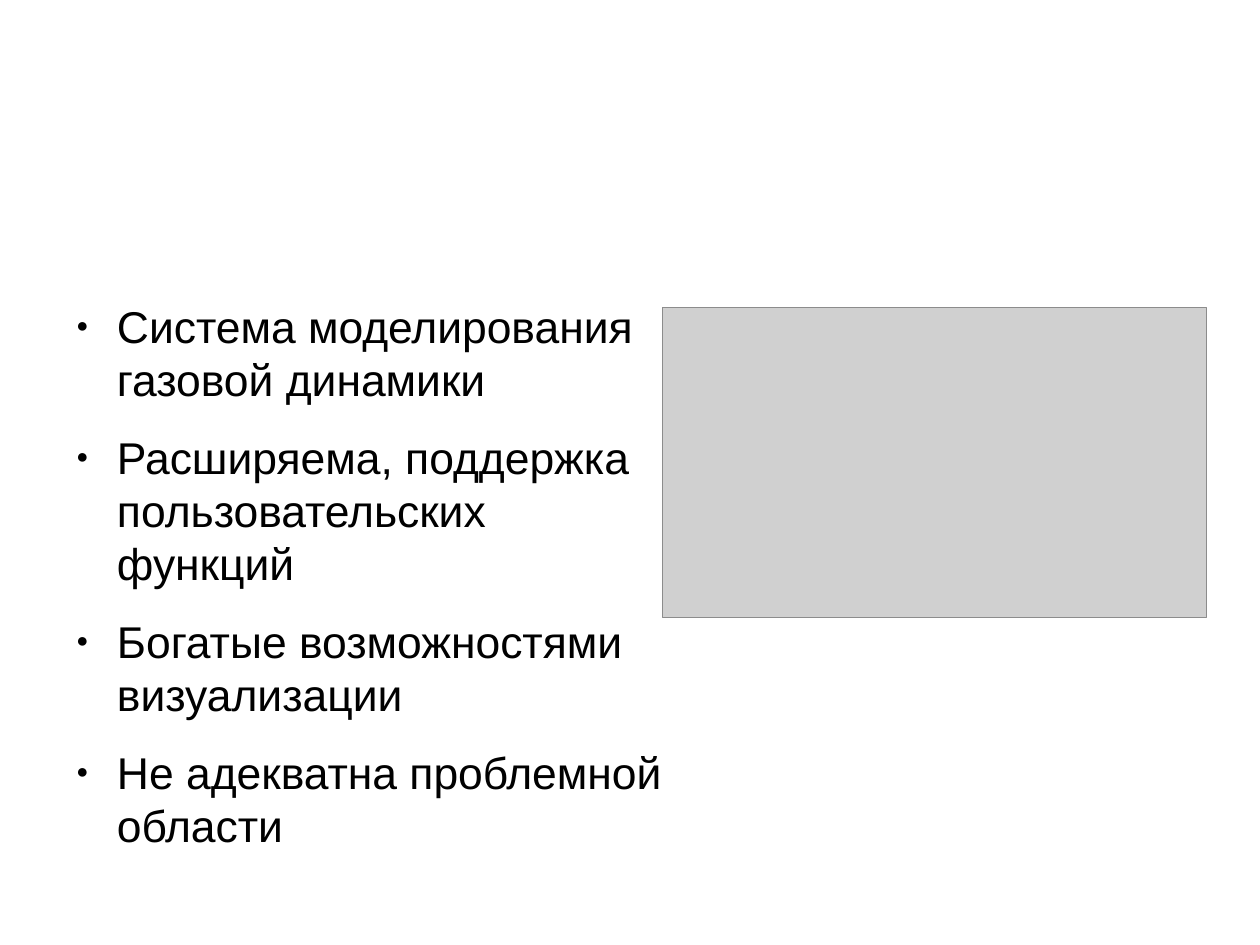
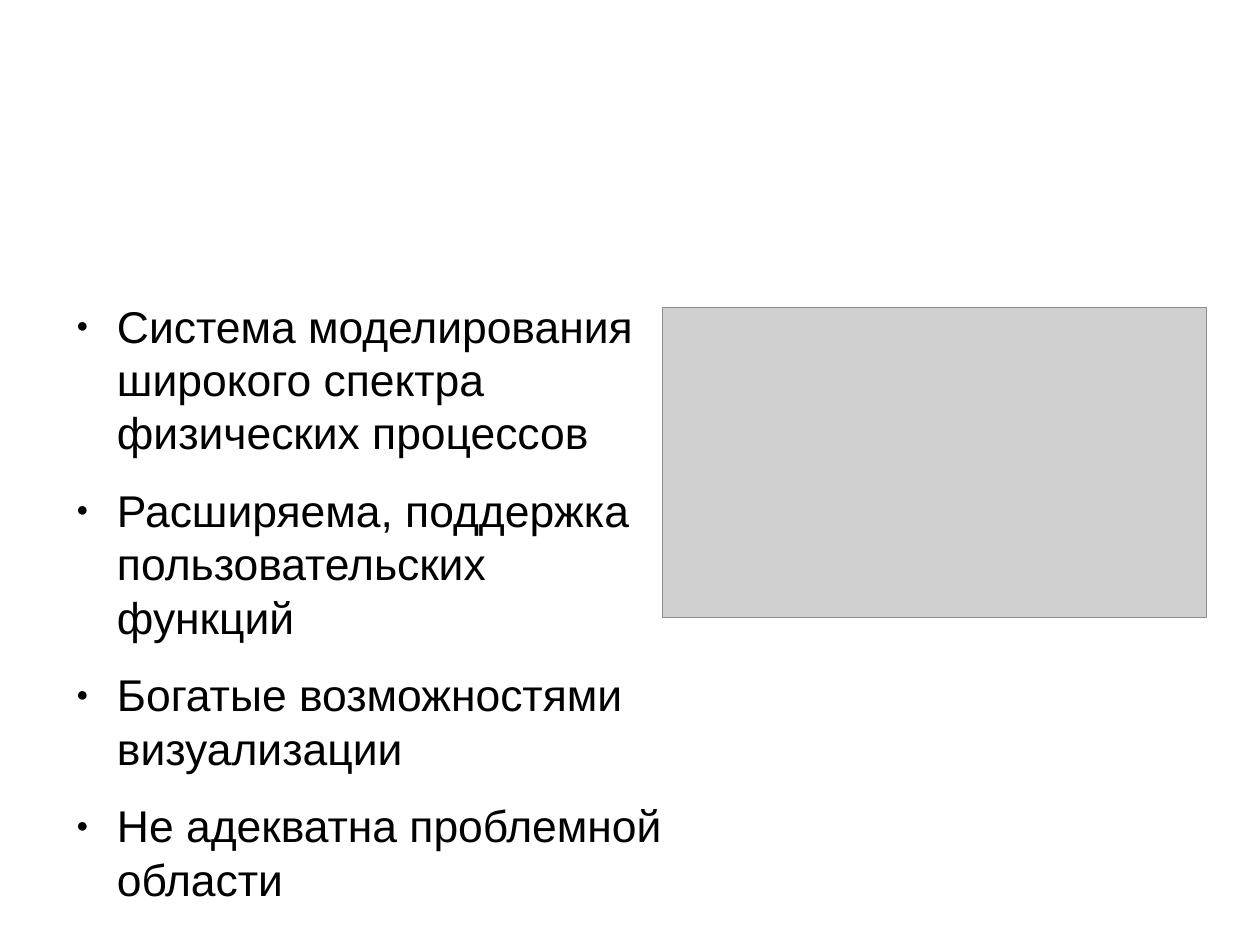
Before and after one commit to zaic/cavis, a slide deck: slide 9 of doc/issc.odp. Drawn at 1260x945 pixels with LibreOffice and Linux fonts; fonts in the diff are those of the drawing; grey boxes stand for pictures; background and template pictures are left out. Boxes give left, top, right and bottom in pixels: in the first picture for what was removed or moved away, otherwise in the second. Text is boxed around its words. In the diff, an @@ line names an element or a change of style, - is before the commit and + after.

```diff
--- a/doc/issc.odp
+++ b/doc/issc.odp
@@ text at box(117, 312, 633, 459): text changed @@
-● Система моделирования газовой динамики
+● Система моделирования широкого спектра физических процессов
```
Also in this commit, not shown: 7 other slides changed, 2 slides added, 1 slide removed, 3 other files.
